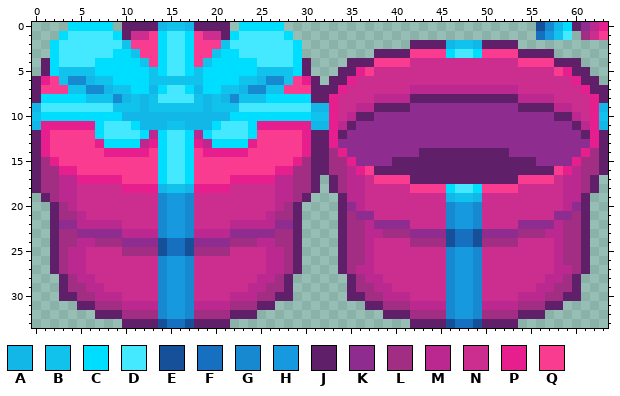
Two states of a pixel-art sprite, assets/images/props/presents/fushark.png. That is the earlier state.
The file is 64x34 pixels. Colours within 5 levels of each other are drawn and written as one.
Palette (. is transparent): A #12b7e7  B #10c2ec  C #00deff  D #44e8ff  E #155098  F #1770bf  G #1689d1  H #1799df  J #5f1f69  K #8e2c8f  L #a12e82  M #bb288f  N #cc2e8f  P #e71e8e  Q #f93c8f
Pixels before, first column x 0:
 0 ....CCCCC.JJJJABBAJJJJ.CCCCC............................EGACJKMP
 1 ...CDDDDDCJNNQCDDCQNNJCDDDDDC...........................FHBD.LNQ
 2 ..CDDDDDDDBQQQCDDCQQQBDDDDDDDC............JJJJABBAJJJJ..........
 3 ..CDDDDDDCCBQQCDDCQQBCCDDDDDDC........JJJJQQQQCDDCQQQQJJJJ......
 4 .JCDDDDCCCCCBQCDDCQBCCCCCDDDDCJ....JJJQQQQNNNNNNNNNNNNQQQQJJJ...
 5 .JCBBBBCCCCCCBCDDCBCCCCCCBBBBCJ...JJPQNNNNNNNNNNNNNNNNNNNNQPJJ..
 6 JPQBGGABBCCCCBBBBBBCCCCBBAGGBQPJ.JJPNNNNNNNNNNNNNNNNNNNNNNNNPJJ.
 7 JQQQBBGGABBCCACDDCACCBBAGGBBQQQJJJPNNNNNNNMMMMMMMMMMMMNNNNNNNPJJ
 8 JCCCCCBBBGABABDDDDBABAGBBBCCCCCJJPNNNNMMMMJJJJJJJJJJJJMMMMNNNNPJ
 9 ADDDDDDDDBBBABBBBBBABBBDDDDDDDDAAPNNMMJJJJKKKKKKKKKKKKJJJJMMNNPA
10 BCCCCCCCCCAAAAAAAAAAAACCCCCCCCCBBPNMJJKKKKKKKKKKKKKKKKKKKKJJMNPB
11 APPPPPPCDDDCAAABBAAACDDDCPPPPPPAAPMJKKKKKKKKKKKKKKKKKKKKKKKKJMPA
12 JPQQQQQCDDDDCMCDDCMCDDDDCQQQQQPJJPJKKKKKKKKKKKKKKKKKKKKKKKKKKJPJ
13 JPQQQQQPCCCCMPCDDCPMCCCCPQQQQQPJJPKKKKKKKKKKKKKKKKKKKKKKKKKKKKPJ
14 JPQQQQQQPPPPPQCDDCQPPPPPQQQQQQPJJLPKKKKKKKKJJJJJJJJJJKKKKKKKKPLJ
15 JLPQQQQQQQQQQQCDDCQQQQQQQQQQQPLJJLLPKKKKJJJJJJJJJJJJJJJJKKKKPLLJ
16 JLLPPQQQQQQQQQCDDCQQQQQQQQQPPLLJJLLMPQJJJJJJJJJJJJJJJJJJJJQPMLLJ
17 JLLMMPPPPPQQQQCDDCQQQQPPPPPMMLLJ.JLMMNQQQQJJJJJJJJJJJJQQQQNMMLJ.
18 JLLMMNNNNNPPPPABBAPPPPNNNNNMMLLJ.JLMMNNNNNQQQQCDDCQQQQNNNNNMMLJ.
19 .JLMMNNNNNNNNNGHHGNNNNNNNNNMMLJ...JMMNNNNNNNNNABBANNNNNNNNNMMJ..
20 ..JLMNNNNNNNNNGHHGNNNNNNNNNMLJ....JKMNNNNNNNNNGHHGNNNNNNNNNMKJ..
21 ..JLLMNNNNNNNNGHHGNNNNNNNNMLLJ....JLKKNNNNNNNNGHHGNNNNNNNNKKLJ..
22 ..JKKMMMMMNNNNGHHGNNNNMMMMMKKJ....JLLMKKKKNNNNGHHGNNNNKKKKMLLJ..
23 ..JLLKKKKKMMMMGHHGMMMMKKKKKLLJ....JLLMMLLLKKKKEFFEKKKKLLLMMLLJ..
24 ..JLLMMLLLKKKKEFFEKKKKLLLMMLLJ....JLLMNNNNLLLLEFFELLLLNNNNMLLJ..
25 ..JLMMNNNNLLLLEFFELLLLNNNNMMLJ....JLLMNNNNNNNNGHHGNNNNNNNNMLLJ..
26 ..JLMMNNNNNNNNGHHGNNNNNNNNMMLJ....JLLMNNNNNNNNGHHGNNNNNNNNMLLJ..
27 ..JLMMNNNNNNNNGHHGNNNNNNNNMMLJ....JLMMNNNNNNNNGHHGNNNNNNNNMMLJ..
28 ...JLMMNNNNNNNGHHGNNNNNNNMMLJ......JLMMNNNNNNNGHHGNNNNNNNMMLJ...
29 ...JLLMMNNNNNNGHHGNNNNNNMMLLJ......JLLMMNNNNNNGHHGNNNNNNMMLLJ...
30 ...JJLLMMMNNNNGHHGNNNNMMMLLJJ......JJLLMMMNNNNGHHGNNNNMMMLLJJ...
31 .....JJLLLMMMMGHHGMMMMLLLJJ..........JJLLLMMMMGHHGMMMMLLLJJ.....
32 .......JJJLLLLGHHGLLLLJJJ..............JJJLLLLGHHGLLLLJJJ.......
33 ..........JJJJEFFEJJJJ....................JJJJEFFEJJJJ..........
The same view after the edit:
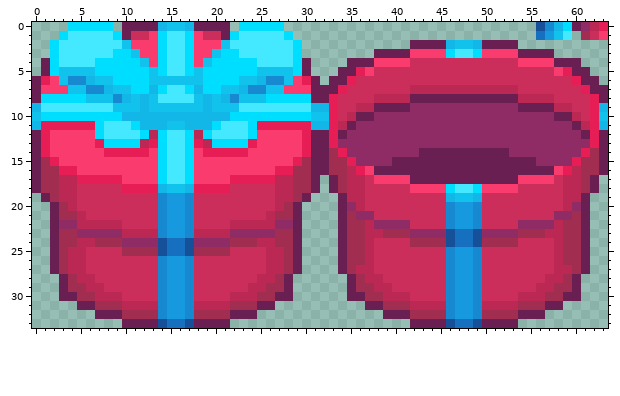
Author's note on the commit: too pink before, oops
What changed:
Colour J changes from #5f1f69 to #691f52.
Colour K changes from #8e2c8f to #8f2c65.
Colour L changes from #a12e82 to #a12e51.
Colour M changes from #bb288f to #bb2854.
Colour N changes from #cc2e8f to #cc2e5b.
Colour P changes from #e71e8e to #e71e56.
Colour Q changes from #f93c8f to #f93c6d.
